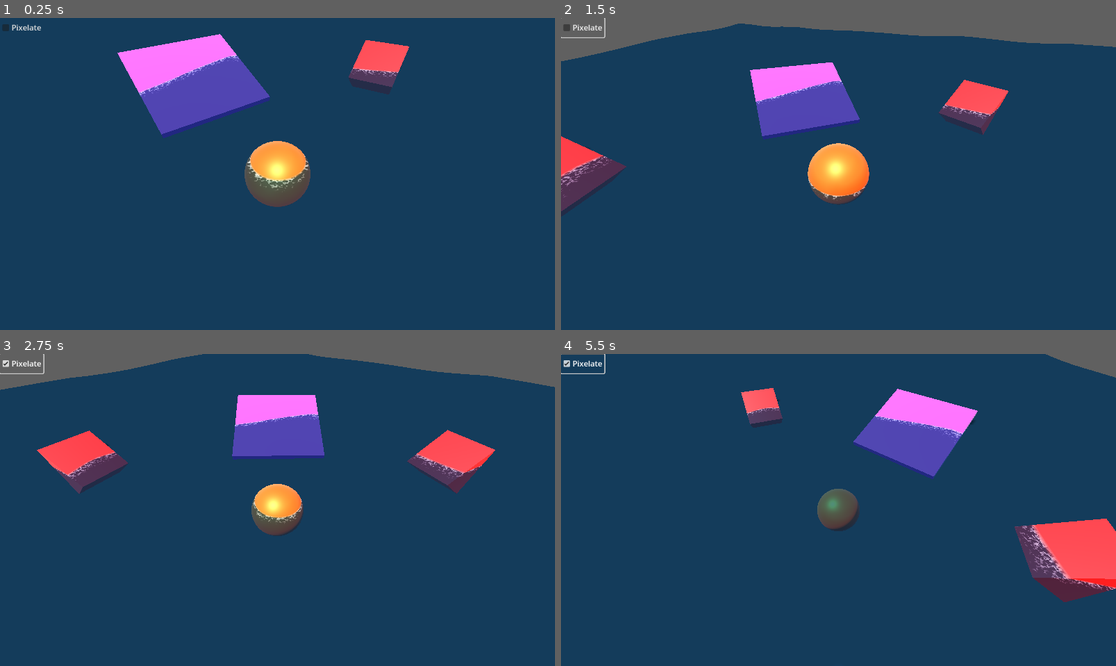
Above: before the commit, frames 1-4 (two rows, left to right).
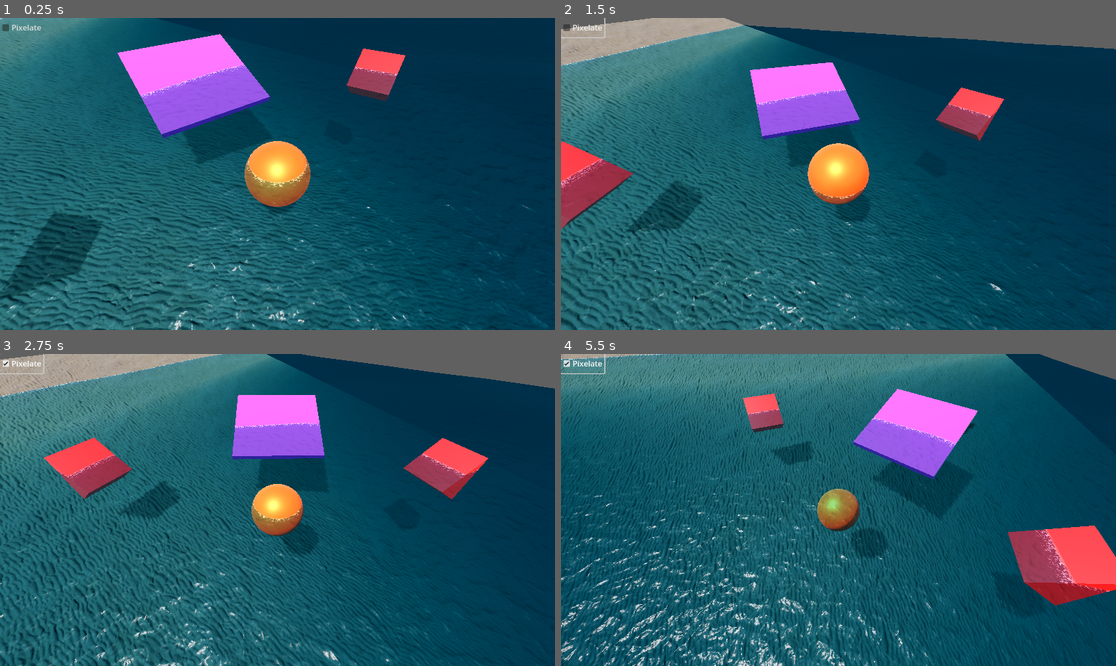
Above: after the commit, the same moments.

Repository: antzGames/Godot-Foam-Water
Game: Godot game, scene res://scene/WaterShader/foam_water.tscn
Two runs of this game, one before a commit and one after it. Both use one fixed random seed, a clock stepped at 60 frames per second and the inputs below. A sky picture missing from this copy of the repository is replaced by a grey-blue gradient.
Inputs:
- Up to frame 1 (0.25 s): no input
- Up to frame 2 (1.5 s): click "Pixelate" at 0.5 s; click "Pixelate" at 1.25 s
- Up to frame 3 (2.75 s): click "Pixelate" at 2 s
- Up to frame 4 (5.5 s): no input

The runs differ from the first frame. In frame 1, 41% of the frame differs, in the area x 0-100%, y 0-100%; in frame 2, 44%; in frame 3, 48%; in frame 4, 53%.

Commit message:
Godot 4.5.Beta4 update

Diff:
--- a/project.godot
+++ b/project.godot
@@ -12,7 +12,7 @@
 
 config/name="GodotFoamWater"
 run/main_scene="res://scene/WaterShader/foam_water.tscn"
-config/features=PackedStringArray("4.3", "GL Compatibility")
+config/features=PackedStringArray("4.5", "GL Compatibility")
 boot_splash/image="res://assets/images/loading.png"
 config/icon="res://assets/images/antz4_new.png"
 
--- a/scene/WaterShader/foam_water.tscn
+++ b/scene/WaterShader/foam_water.tscn
@@ -1,14 +1,32 @@
-[gd_scene load_steps=15 format=3 uid="uid://b2ljgd074bsd5"]
+[gd_scene load_steps=20 format=3 uid="uid://b2ljgd074bsd5"]
 
-[ext_resource type="Script" path="res://scene/WaterShader/foam_water.gd" id="1_qgik2"]
+[ext_resource type="Script" uid="uid://cc3qxxmhquht8" path="res://scene/WaterShader/foam_water.gd" id="1_qgik2"]
 [ext_resource type="Material" uid="uid://ct4tfb0wwk3vs" path="res://scene/WaterShader/water_material.tres" id="2_qqaqx"]
+[ext_resource type="Texture2D" uid="uid://cbacv62t68uhx" path="res://scene/WaterShader/textures/aerial_beach_01_diff_1k.jpg" id="3_c5uum"]
 [ext_resource type="Texture2D" uid="uid://bc5q005wt877g" path="res://assets/images/Sky_EpicBlueSunset.png" id="3_f4q1b"]
 [ext_resource type="AudioStream" uid="uid://bxrhamegax4pr" path="res://scene/WaterShader/ocean-waves.mp3" id="4_a4n3x"]
+[ext_resource type="Texture2D" uid="uid://csbt823wewl2y" path="res://scene/WaterShader/textures/aerial_beach_01_nor_gl_1k.jpg" id="4_cssso"]
+[ext_resource type="Texture2D" uid="uid://cfjgqwav8hhqk" path="res://scene/WaterShader/textures/aerial_beach_01_rough_1k.jpg" id="5_na7y1"]
 
 [sub_resource type="QuadMesh" id="QuadMesh_ynkkp"]
 size = Vector2(100, 100)
 subdivide_width = 400
 subdivide_depth = 400
+
+[sub_resource type="StandardMaterial3D" id="StandardMaterial3D_th0g8"]
+disable_ambient_light = true
+albedo_texture = ExtResource("3_c5uum")
+metallic_specular = 0.05
+roughness_texture = ExtResource("5_na7y1")
+normal_enabled = true
+normal_scale = 2.5
+normal_texture = ExtResource("4_cssso")
+uv1_scale = Vector3(4, 4, 4)
+
+[sub_resource type="QuadMesh" id="QuadMesh_b217x"]
+material = SubResource("StandardMaterial3D_th0g8")
+size = Vector2(125, 100)
+orientation = 1
 
 [sub_resource type="PanoramaSkyMaterial" id="PanoramaSkyMaterial_6l26w"]
 panorama = ExtResource("3_f4q1b")
@@ -74,6 +92,10 @@
 mesh = SubResource("QuadMesh_ynkkp")
 surface_material_override/0 = ExtResource("2_qqaqx")
 
+[node name="Ground" type="MeshInstance3D" parent="."]
+transform = Transform3D(0.978405, 0.206699, 0, -0.206699, 0.978405, 0, 0, 0, 1, 0, -10.063768, 0)
+mesh = SubResource("QuadMesh_b217x")
+
 [node name="WorldEnvironment" type="WorldEnvironment" parent="."]
 environment = SubResource("Environment_bfrrs")
 
@@ -85,14 +107,15 @@
 mesh = SubResource("BoxMesh_v458w")
 
 [node name="Triangle" type="MeshInstance3D" parent="."]
-transform = Transform3D(-1.49911, 0.970225, -3.57929, 2.18475, 3.35065, -0.00678724, 2.99659, -1.95751, -1.78567, 9.14986, 0.333466, -13.6414)
+transform = Transform3D(-1.49911, 0.970225, -3.57929, 2.18475, 3.35065, -0.00678724, 2.99659, -1.95751, -1.78567, 9.14986, -0.42153317, -13.6414)
 mesh = SubResource("PrismMesh_y85b2")
 
 [node name="Triangle2" type="MeshInstance3D" parent="."]
-transform = Transform3D(3.31168, -2.1581, 0.612695, 2.18475, 3.35065, -0.00678724, -0.509569, 0.340265, 3.95279, -16.7607, 0.333466, 6.63603)
+transform = Transform3D(3.31168, -2.1581, 0.612695, 2.18475, 3.35065, -0.00678724, -0.509569, 0.340265, 3.95279, -16.7607, -0.3438049, 6.63603)
 mesh = SubResource("PrismMesh_y85b2")
 
 [node name="Pixellate" type="HBoxContainer" parent="."]
+anchors_preset = -1
 offset_right = 40.0
 offset_bottom = 40.0
 
--- a/scene/WaterShader/shaders/antz_foam_water.gdshader
+++ b/scene/WaterShader/shaders/antz_foam_water.gdshader
@@ -1,7 +1,7 @@
 shader_type spatial;
 render_mode cull_disabled, world_vertex_coords, depth_draw_always, ambient_light_disabled, diffuse_burley;
 
-uniform float sync_time;
+//uniform float sync_time;
 varying vec3 triplanar_pos;
 uniform float wave_speed = 0.05; // the speed of the vertex waves
 uniform float edge_fade_power = 2.0; // controls the contrast on the opacity fading when objects are on the surface
@@ -94,6 +94,8 @@
 }
 
 vec2 g_v(vec2 v, vec3 n, bool flipped){
+	//float sync_time = TIME;
+	float sync_time = 0.0;
 	float f_v_n_t = float(v_noise_tile);
 
 	v.x = mod(v.x, f_v_n_t);
@@ -191,7 +193,7 @@
 
 	NORMAL_MAP = mix(n_map1, n_map2, 0.5);
 
-	if(!FRONT_FACING) {
+	if(FRONT_FACING) {
 		vec3 under = texture(screen_texture, SCREEN_UV).rgb;
 		_albedo = mix(under, deep, alpha_blend);
 		float _ALPHA = remap(0.0, opacity, opacity_floor, opacity_ceiling, pow(alpha_blend, edge_fade_power));
--- a/scene/WaterShader/textures/n_noise_1.tres
+++ b/scene/WaterShader/textures/n_noise_1.tres
@@ -13,8 +13,8 @@
 [resource]
 width = 256
 height = 256
+noise = SubResource("FastNoiseLite_pbnoc")
+color_ramp = SubResource("Gradient_jdhqh")
 seamless = true
+as_normal_map = true
 seamless_blend_skirt = 0.251
-as_normal_map = true
-color_ramp = SubResource("Gradient_jdhqh")
-noise = SubResource("FastNoiseLite_pbnoc")
--- a/scene/WaterShader/textures/n_noise_2.tres
+++ b/scene/WaterShader/textures/n_noise_2.tres
@@ -8,8 +8,8 @@
 [resource]
 width = 256
 height = 256
+noise = SubResource("FastNoiseLite_awcgr")
+color_ramp = SubResource("Gradient_6mikf")
 seamless = true
+as_normal_map = true
 seamless_blend_skirt = 0.295
-as_normal_map = true
-color_ramp = SubResource("Gradient_6mikf")
-noise = SubResource("FastNoiseLite_awcgr")
--- a/scene/WaterShader/water_material.tres
+++ b/scene/WaterShader/water_material.tres
@@ -22,11 +22,11 @@
 [sub_resource type="NoiseTexture2D" id="NoiseTexture2D_nka1t"]
 width = 256
 height = 256
+noise = SubResource("FastNoiseLite_lyiw1")
+color_ramp = SubResource("Gradient_v4ahr")
 seamless = true
+normalize = false
 seamless_blend_skirt = 0.564
-normalize = false
-color_ramp = SubResource("Gradient_v4ahr")
-noise = SubResource("FastNoiseLite_lyiw1")
 
 [sub_resource type="Gradient" id="Gradient_lne5p"]
 colors = PackedColorArray(0, 0, 0, 1, 0.803325, 0.803325, 0.803325, 1)
@@ -40,16 +40,15 @@
 [sub_resource type="NoiseTexture2D" id="NoiseTexture2D_c46ic"]
 width = 256
 height = 256
+noise = SubResource("FastNoiseLite_ku1yw")
+color_ramp = SubResource("Gradient_lne5p")
 seamless = true
 seamless_blend_skirt = 0.358
-color_ramp = SubResource("Gradient_lne5p")
-noise = SubResource("FastNoiseLite_ku1yw")
 
 [resource]
 resource_local_to_scene = true
 render_priority = 0
 shader = ExtResource("1_mpvtw")
-shader_parameter/sync_time = null
 shader_parameter/wave_speed = 0.02
 shader_parameter/edge_fade_power = 2.0
 shader_parameter/transmittence = 0.04
@@ -58,33 +57,33 @@
 shader_parameter/depth_fade_distance = 5.0
 shader_parameter/surface_albedo = Color(0.0627451, 0.407843, 0.568627, 1)
 shader_parameter/surface_bottom = Color(0.294118, 0.533333, 0.670588, 0.65098)
-shader_parameter/opacity = 0.4
-shader_parameter/opacity_floor = 0.1
-shader_parameter/opacity_ceiling = 0.8
+shader_parameter/opacity = 0.8999999798832001
+shader_parameter/opacity_floor = 0.19999999999708962
+shader_parameter/opacity_ceiling = 0.9000000000087311
 shader_parameter/pixelate = false
-shader_parameter/roughness = 0.24
-shader_parameter/height_scale = 0.35
+shader_parameter/roughness = 0.4
+shader_parameter/height_scale = 0.1
 shader_parameter/amplitude1 = 2.0
 shader_parameter/amplitude2 = 0.5
+shader_parameter/vertex_noise_big = SubResource("NoiseTexture2D_nka1t")
+shader_parameter/vertex_noise_big2 = SubResource("NoiseTexture2D_c46ic")
 shader_parameter/v_noise_tile = 200
-shader_parameter/normal_noise_size = 2.0
+shader_parameter/normal_noise = ExtResource("4_sognf")
+shader_parameter/normal_noise2 = ExtResource("5_12ghi")
+shader_parameter/normal_noise_size = 1.0
 shader_parameter/normal_noise_speed = 0.02
 shader_parameter/v_normal_scale = 1.0
 shader_parameter/normal_map_w = 256
 shader_parameter/sky_color = Color(0.0588235, 0.341176, 0.458824, 1)
-shader_parameter/vertex_noise_big = SubResource("NoiseTexture2D_nka1t")
-shader_parameter/vertex_noise_big2 = SubResource("NoiseTexture2D_c46ic")
-shader_parameter/normal_noise = ExtResource("4_sognf")
-shader_parameter/normal_noise2 = ExtResource("5_12ghi")
 shader_parameter/high_color = Color(0, 0.540833, 0.59, 1)
-shader_parameter/low_color = Color(0, 0.232333, 0.34, 1)
+shader_parameter/low_color = Color(0, 0.231373, 0.341176, 1)
 shader_parameter/wave_color_range = 2.0
-shader_parameter/foamScale = 25.0
+shader_parameter/foamTexture = ExtResource("2_p3v2w")
+shader_parameter/foamScale = 20.0
 shader_parameter/foamScrollSpeed = 0.4
-shader_parameter/foamEdgeBias = 0.2
-shader_parameter/foamFallOffDistance = 0.4
+shader_parameter/foamEdgeBias = 0.1
+shader_parameter/foamFallOffDistance = 0.30000000447036
 shader_parameter/foamEdgeDistance = 0.2
-shader_parameter/foamTexture = ExtResource("2_p3v2w")
 shader_parameter/shine_strength = 0.17
 shader_parameter/shine_shininess = 18.0
 shader_parameter/shadow = 0.72
Not shown, added: scene/WaterShader/foam_water.gd.uid
Not shown, added: scene/WaterShader/shaders/antz_foam_water.gdshader.uid
Binary file added: scene/WaterShader/textures/aerial_beach_01_diff_1k.jpg
Not shown, added: scene/WaterShader/textures/aerial_beach_01_diff_1k.jpg.import
Binary file added: scene/WaterShader/textures/aerial_beach_01_nor_gl_1k.jpg
Not shown, added: scene/WaterShader/textures/aerial_beach_01_nor_gl_1k.jpg.import
Binary file added: scene/WaterShader/textures/aerial_beach_01_rough_1k.jpg
Not shown, added: scene/WaterShader/textures/aerial_beach_01_rough_1k.jpg.import
Not shown: 1 places in scene/WaterShader/water_material.tres that only renumber resources
